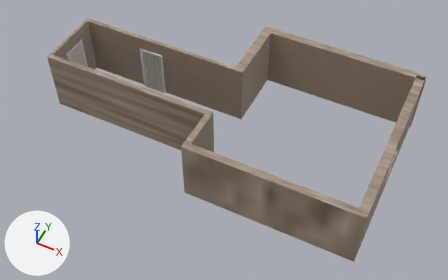
Two versions of the Blender file Assets/Blender Meshes/window.blend, one commit apart.
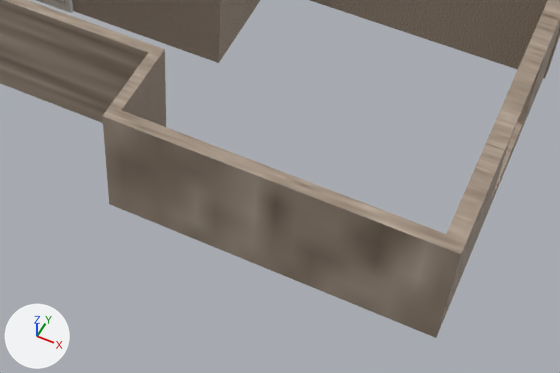
The first picture shows the older version from a 50 mm lens placed at (96.2, -121.1, 133.9), pointed at (42.4, -13.4, -0.8). The close-ups show both versions on the part from 29% to 93% of the width and 31% to 100% of the height of that picture; other places that the commit changed are outside them. The lights are fixed; the arrows at lower left show +X, +Y and +Z.
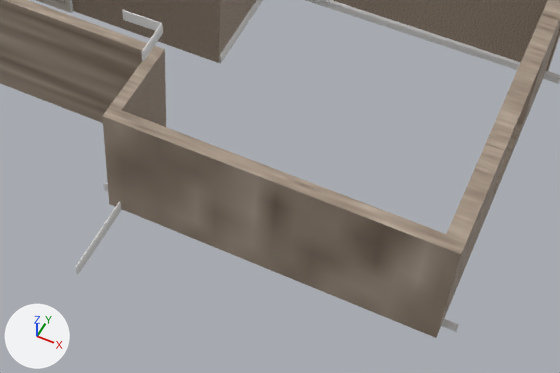
Pixel boxes [x1, y1, x2, y2] of what changed, in the close-ups (560 x 373 px):
```json
{"object": "Cube.014", "change": "added", "after": [306, 0, 560, 84]}
{"object": "Cube.015", "change": "added", "after": [76, 202, 122, 275]}
{"object": "Cube.020", "change": "added", "after": [219, 0, 263, 64]}
{"object": "Cube.016", "change": "added", "after": [122, 10, 161, 31]}
{"object": "Cube.018", "change": "added", "after": [141, 23, 163, 62]}
{"object": "Cube.013", "change": "added", "after": [104, 182, 459, 332]}
```

Edits to the scene script, one JSON object a line:
```json
{"op": "add", "block": "ob_cube_015", "code": ["ob_cube_015 = bpy.data.objects.new('Cube.015', me_cube_011.copy())  # the mesh of ob_cube_009", "ob_cube_015.location = (40.9, -43.8, -5.7)", "ob_cube_015.rotation_euler = (-0.00175, 0.0, -0.00349)  # degrees (-0.1, 0, -0.2)", "ob_cube_015.scale = (-0.147, 0.179, 0.937)"]}
{"op": "add", "block": "ob_cube_014", "code": ["ob_cube_014 = bpy.data.objects.new('Cube.014', me_cube_012.copy())  # the mesh of ob_cube_008", "ob_cube_014.location = (64.2, 21.5, -5.6)", "ob_cube_014.rotation_euler = (0.0, 0.0, 4.712)  # degrees (0, 0, 270)", "ob_cube_014.scale = (-0.147, 0.179, 0.889)"]}
{"op": "add", "block": "ob_cube_013", "code": ["ob_cube_013 = bpy.data.objects.new('Cube.013', me_cube_012.copy())  # the mesh of ob_cube_008", "ob_cube_013.location = (64.2, -29.3, -5.6)", "ob_cube_013.rotation_euler = (-0.00524, 0.0, -4.714)  # degrees (-0.3, 0, -270)", "ob_cube_013.scale = (-0.147, 0.179, 0.889)"]}
{"op": "add", "block": "ob_cube_020", "code": ["ob_cube_020 = bpy.data.objects.new('Cube.020', me_cube_011.copy())  # the mesh of ob_cube_009", "ob_cube_020.location = (41.2, 1.7, -5.7)", "ob_cube_020.rotation_euler = (-0.00175, 0.0, -0.00349)  # degrees (-0.1, 0, -0.2)", "ob_cube_020.scale = (-0.147, 0.179, 0.937)"]}
{"op": "add", "block": "ob_cube_018", "code": ["ob_cube_018 = bpy.data.objects.new('Cube.018', me_cube_012.copy())  # the mesh of ob_cube_008", "ob_cube_018.location = (40.4, -19.6, 17.0)", "ob_cube_018.rotation_euler = (-0.0122, 0.0, 0.0)  # degrees (-0.7, 0, 0)", "ob_cube_018.scale = (-0.147, 0.0199, 0.9)"]}
{"op": "add", "block": "ob_cube_016", "code": ["ob_cube_016 = bpy.data.objects.new('Cube.016', me_cube_012.copy())  # the mesh of ob_cube_008", "ob_cube_016.location = (37.3, -16.5, 17.0)", "ob_cube_016.rotation_euler = (-0.014, 0.0, 1.571)  # degrees (-0.8, 0, 90)", "ob_cube_016.scale = (-0.147, 0.0199, 0.9)"]}
```
